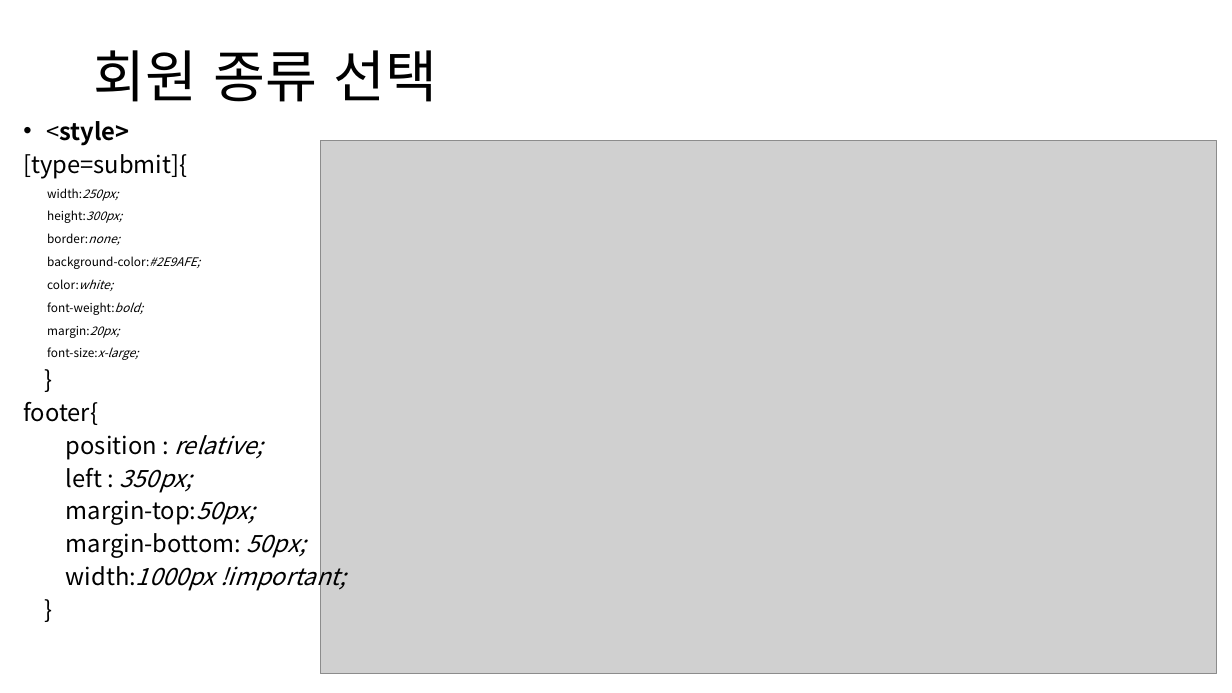
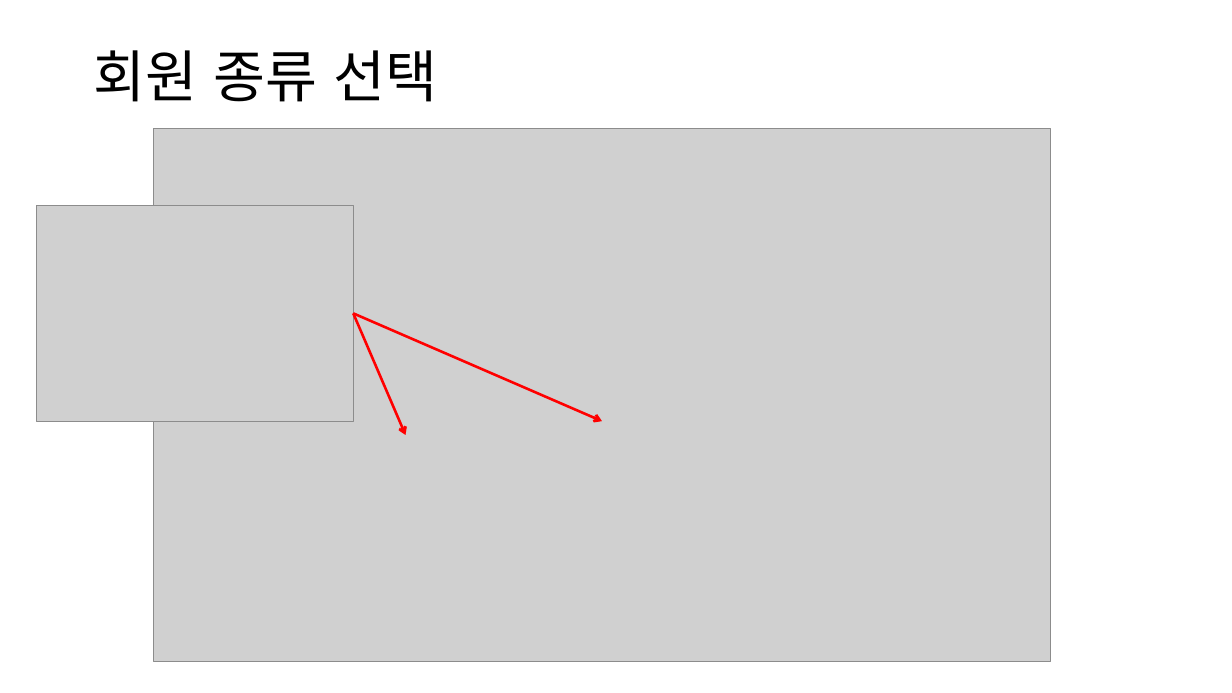
Before and after one commit to ezenteam2/TripMate, a slide deck: slide 20 of 2조 project02.pptx (slide 22 before the commit). Drawn at 1232x693 pixels with LibreOffice and Linux fonts; fonts in the diff are those of the drawing; grey boxes stand for pictures. Boxes give left, top, right and bottom in pixels: in the first picture for what was removed or moved away, otherwise in the second. Text is boxed around its words. In the diff, an @@ line names an element or a change of style, - is before the commit and + after.

```diff
--- a/2조 project02.pptx
+++ b/2조 project02.pptx
@@ text removed at bbox=[23, 121, 347, 591] @@
-• <style>
-[type=submit]{
-width:250px;
-height:300px;
-border:none;
-background-color:#2E9AFE;
-color:white;
-font-weight:bold;
-margin:20px;
-font-size:x-large;
-}
-footer{
-position : relative;
-left : 350px;
-margin-top:50px;
-margin-bottom: 50px;
-width:1000px !important;
-}
@@ picture: place and size @@
-picture at bbox=[320, 140, 1217, 674]
+picture at bbox=[153, 128, 1051, 662]
@@ picture added at bbox=[37, 205, 354, 421] @@
@@ arrow added from (353, 313) to (603, 421), #FF0000 2 pt @@
@@ arrow added from (353, 313) to (406, 435), #FF0000 2 pt @@
```
Also in this commit, not shown: 2 slides added, 16 slides removed, 4 other files.
